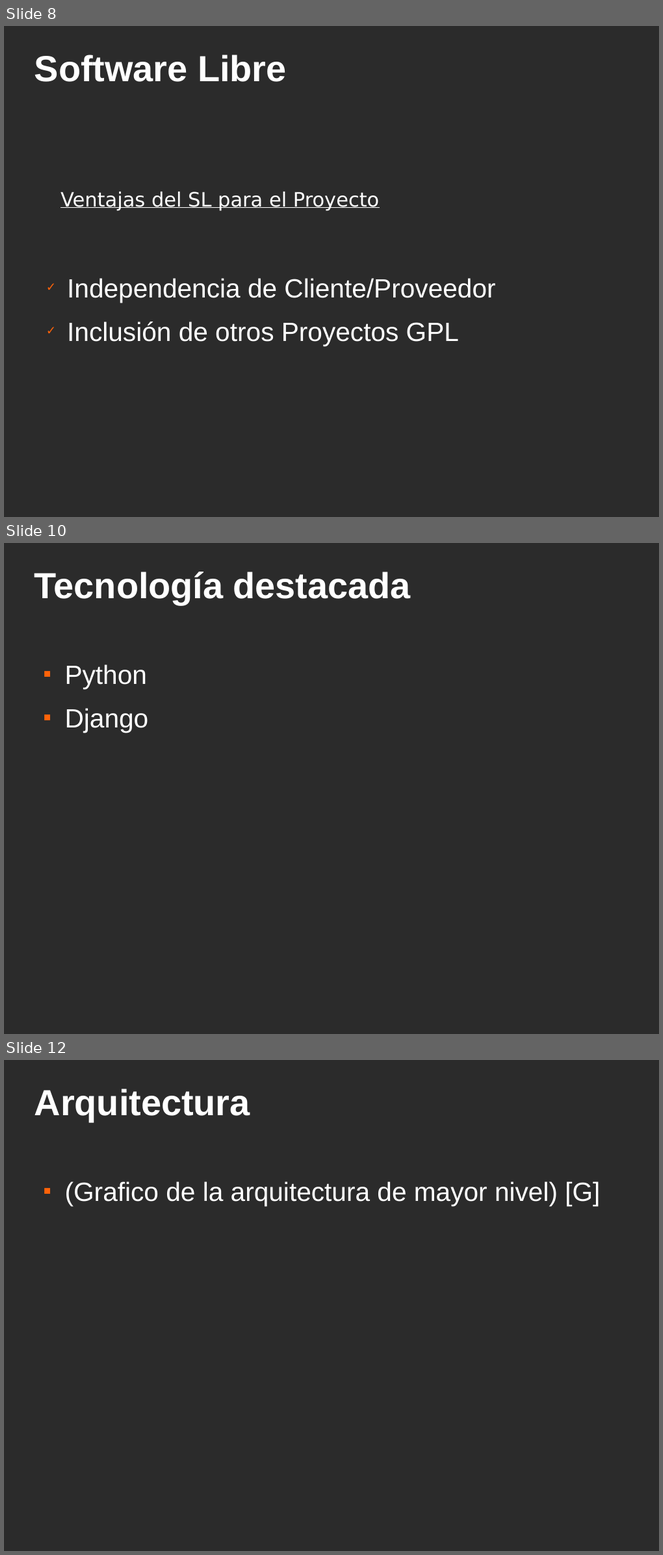
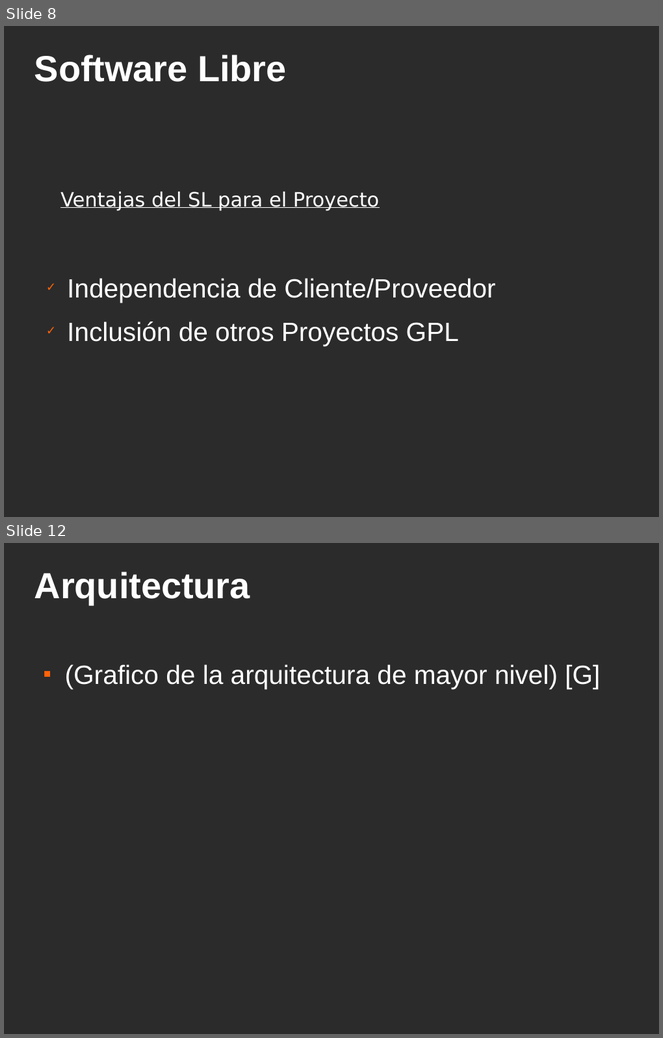
Before and after one commit to ervin45/proyectofinal, a slide deck: doc/material_para_la_catedra/presentacion_final/presentacion_final.odp. Shown one above the other, each under a label of ours: slides 8, 10 and 12 before the commit, slides 8 and 12 after it; the slides between them are not shown. The pictures are 663x1555 and 663x1038 pixels, drawn with LibreOffice and Linux fonts; fonts in the diff are those of the drawing; background and template pictures are left out; a plain dark background stands for a picture behind light text. Boxes give left, top, right and bottom in pixels: in the first picture for what was removed or moved away, otherwise in the second. Text is boxed around its words. In the diff, an @@ line names an element or a change of style, - is before the commit and + after.

```diff
--- a/doc/material_para_la_catedra/presentacion_final/presentacion_final.odp
+++ b/doc/material_para_la_catedra/presentacion_final/presentacion_final.odp
@@ slide 10 removed at (4,543,659,1034), background picture (left out) @@
@@ title removed at (35,572,411,605) @@
-Tecnología destacada
@@ text removed at (65,665,149,733) @@
-■ Python
-■ Django
```
Also in this commit, not shown: 6 slides changed, 8 slides added, 3 other slides removed.
